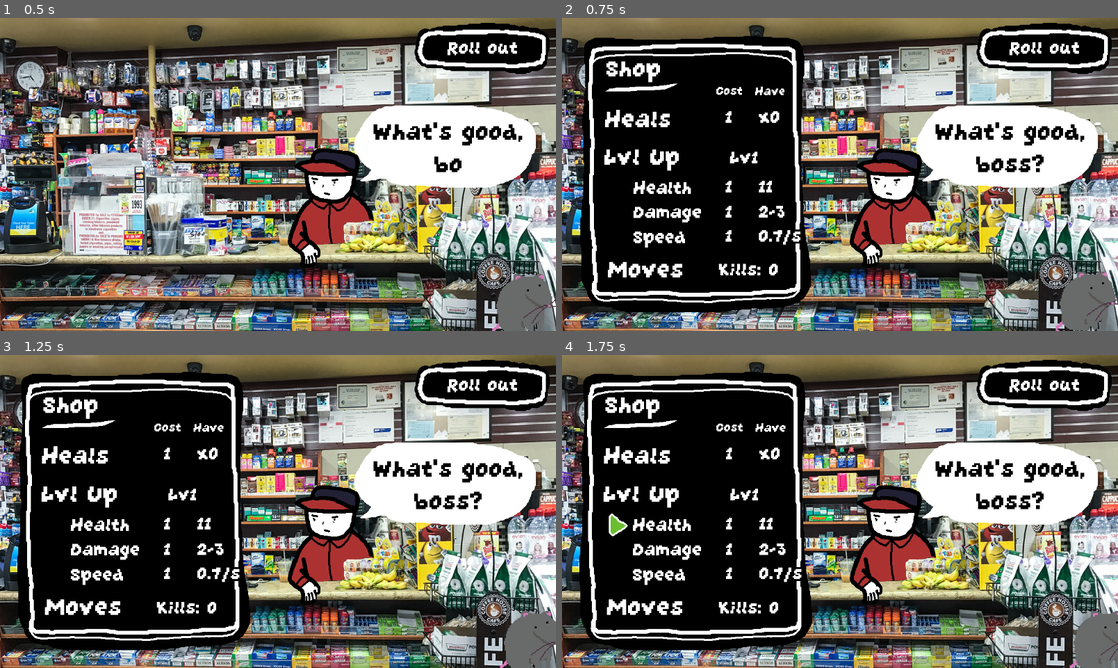
Above: before the commit, frames 1-4 (two rows, left to right).
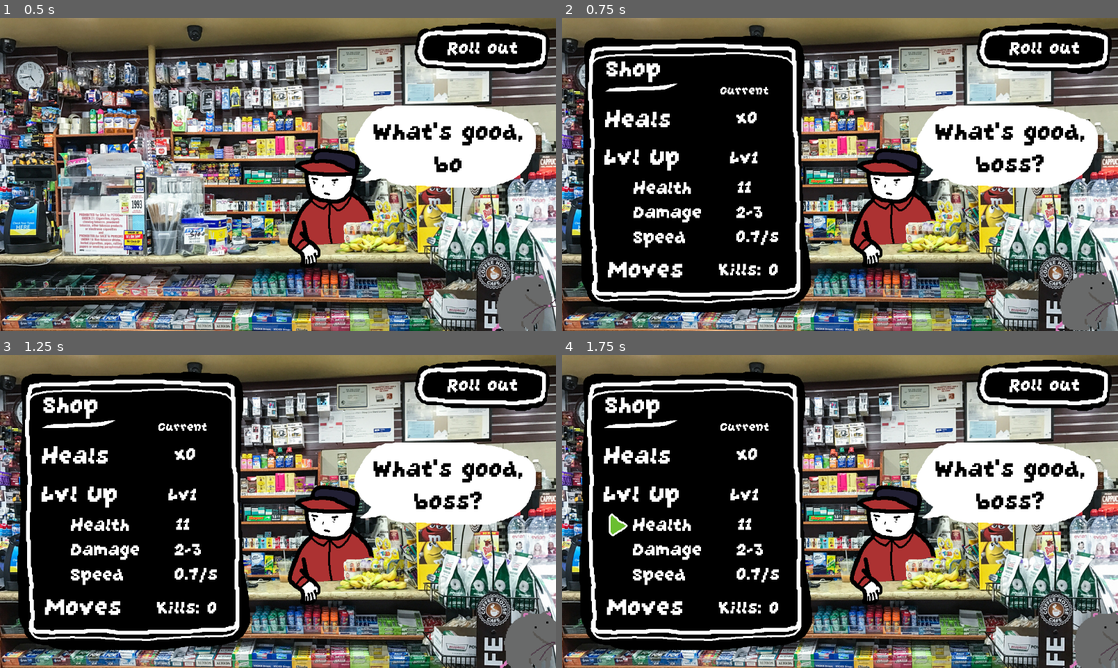
Above: after the commit, the same moments.

Repository: Stumpbeard/critters-doing-combat
Game: Godot game, scene res://shop.tscn
Two runs of this game, one before a commit and one after it. Both use one fixed random seed, a clock stepped at 60 frames per second and the inputs below. This scene is started directly instead of the project's main scene.
Inputs (mouse positions are in pixels of both pictures, inside the frame that each line leads up to):
- Up to frame 1 (0.5 s): no input
- Up to frame 2 (0.75 s): tap Enter at 0.5 s; move the mouse to (695, 174) at 0.52 s; hold Up from 0.53 s (still down); click (695, 174) at 0.67 s
- Up to frame 3 (1.25 s): keep holding Up
- Up to frame 4 (1.75 s): move the mouse to (662, 524) at 1.27 s; release Up at 1.28 s; hold Down from 1.28 s (still down); click (662, 524) at 1.42 s

Frame 1 is identical in both runs. In frame 2, 1.1% of the frame differs, in the area x 27-43%, y 21-73%; in frame 3, 1.1%, in the area x 27-44%, y 21-73%; in frame 4, 1.1%.

Commit message:
Actually make things cost 1, add game reset

Diff:
--- a/critter.gd
+++ b/critter.gd
@@ -227,12 +227,15 @@
 
 
 func level_up():
+	scale = Vector2(1, 1)
 	var tween = create_tween()
 	tween.tween_property(self, "scale", scale * 2, 0.2)
 	tween.tween_property(self, "scale", scale, 0.2)
+	rotation_degrees = 0
 	var rot_tween = create_tween()
 	rot_tween.tween_property(self, "rotation_degrees", 720, 0.4)
 	rot_tween.tween_callback(set_rotation_degrees.bind(0))
+	get_node("YellowLayer").modulate.a = 0.0
 	var yellow_tween = create_tween()
 	yellow_tween.tween_property(get_node("YellowLayer"), "modulate:a", 1.0, 0.2)
 	yellow_tween.tween_property(get_node("YellowLayer"), "modulate:a", 0.0, 0.2)
--- a/game.gd
+++ b/game.gd
@@ -4,6 +4,8 @@
 signal killed_god
 
 @export var song = preload("res://sounds/Salty Ditty.mp3")
+
+var ready_for_restart = false
 
 
 func _ready():
@@ -77,6 +79,8 @@
 	for enemy in $BattleBox.enemies_killed:
 		$GameOver/GameOverLabel.text += "\n\t%s %s" % [$BattleBox.enemies_killed[enemy], enemy]
 	$GameOver/GameOverLabel.text += "\n\nYou were level %s" % [$BattleBox.level_info["level"]]
+	$GameOver/GameOverLabel.text += "\n\nClick to restart"
+	ready_for_restart = true
 	$GameOver.visible = true
 
 
@@ -114,3 +118,10 @@
 	tween.tween_interval(1.0)
 	tween.tween_property($BattleBox/Fade, "color:a", 1.0, 0.5)
 	await get_tree().create_timer(2.0).timeout
+
+func _input(event):
+	if !ready_for_restart:
+		return
+	if event is InputEventMouseButton:
+		if !event.pressed && event.button_index == 1:
+			get_tree().reload_current_scene()
--- a/game_shell.gd
+++ b/game_shell.gd
@@ -144,17 +144,17 @@
 	level_up_info["kill_dollars"] -=1
 
 func _on_bought_hp():
-	level_up_info["kill_dollars"] -= level_up_info["hp"] + 1
+	level_up_info["kill_dollars"] -= 1
 	level_up_info["hp"] += 1
 	level_up_info["level"] += 1
 
 func _on_bought_strength():
-	level_up_info["kill_dollars"] -= level_up_info["strength"] + 1
+	level_up_info["kill_dollars"] -= 1
 	level_up_info["strength"] += 1
 	level_up_info["level"] += 1
 
 func _on_bought_speed():
-	level_up_info["kill_dollars"] -= level_up_info["speed"] + 1
+	level_up_info["kill_dollars"] -= 1
 	level_up_info["speed"] += 1
 	level_up_info["level"] += 1
 
--- a/project.godot
+++ b/project.godot
@@ -13,7 +13,12 @@
 config/name="Critters Doing Combat"
 run/main_scene="res://game_shell.tscn"
 config/features=PackedStringArray("4.1", "GL Compatibility")
+boot_splash/bg_color=Color(0, 0, 0, 1)
+boot_splash/image="res://basicbanner.png"
+boot_splash/fullsize=false
+boot_splash/use_filter=false
 config/icon="res://ratler-big.png"
+boot_splash/minimum_display_time=2000
 
 [autoload]
 
--- a/shop_buy_menu.gd
+++ b/shop_buy_menu.gd
@@ -127,9 +127,9 @@
 func _on_health_select_input_event(viewport, event, shape_idx):
 	if event is InputEventMouseButton:
 		if !event.pressed && event.button_index == 1:
-			if level_up_info["kill_dollars"] >= level_up_info["hp"] + 1:
+			if level_up_info["kill_dollars"] >= 1:
 				var exploding_number = exploding_number_scene.instantiate()
-				exploding_number.number = level_up_info["hp"] + 1
+				exploding_number.number = 1
 				add_child(exploding_number)
 				exploding_number.global_position = $KillsToSpend.global_position + Vector2(100, 0)
 				emit_signal("bought_hp")
@@ -143,9 +143,9 @@
 func _on_damage_select_input_event(viewport, event, shape_idx):
 	if event is InputEventMouseButton:
 		if !event.pressed && event.button_index == 1:
-			if level_up_info["kill_dollars"] >= level_up_info["strength"] + 1:
+			if level_up_info["kill_dollars"] >= 1:
 				var exploding_number = exploding_number_scene.instantiate()
-				exploding_number.number = level_up_info["strength"] + 1
+				exploding_number.number = 1
 				add_child(exploding_number)
 				exploding_number.global_position = $KillsToSpend.global_position + Vector2(100, 0)
 				emit_signal("bought_strength")
@@ -159,13 +159,13 @@
 func _on_speed_select_input_event(viewport, event, shape_idx):
 	if event is InputEventMouseButton:
 		if !event.pressed && event.button_index == 1:
-			if level_up_info["kill_dollars"] >= level_up_info["speed"] + 1:
+			if level_up_info["kill_dollars"] >= 1:
 				var exploding_number = exploding_number_scene.instantiate()
-				exploding_number.number = level_up_info["speed"] + 1
+				exploding_number.number = 1
 				add_child(exploding_number)
 				exploding_number.global_position = $KillsToSpend.global_position + Vector2(100, 0)
 				emit_signal("bought_speed")
-				var attacks_per_second = make_speed_str(1.0 / (starting_attack_delay - level_up_info['speed'] * 0.1))
+				var attacks_per_second = make_speed_str(1.0 / (starting_attack_delay - level_up_info['speed'] * 0.02))
 				$SpeedUpHave.text = "%s/s" % [attacks_per_second]
 				$SpeedUpCost.text = "%s" % [1 + level_up_info["speed"]]
 				$KillsToSpend.text = "Kills: %s" % [level_up_info["kill_dollars"]]
--- a/shop_buy_menu.tscn
+++ b/shop_buy_menu.tscn
@@ -75,10 +75,23 @@
 font = ExtResource("3_86ley")
 font_size = 48
 
+[sub_resource type="LabelSettings" id="LabelSettings_3v2g8"]
+resource_local_to_scene = true
+font = ExtResource("3_86ley")
+font_size = 32
+
 [node name="ShopBuyMenu" type="Sprite2D"]
 texture = ExtResource("1_kyaf8")
 script = ExtResource("2_lnknx")
 
+[node name="BlockOut" type="ColorRect" parent="."]
+offset_left = 37.0
+offset_top = -193.0
+offset_right = 191.0
+offset_bottom = -153.0
+mouse_filter = 2
+color = Color(0, 0, 0, 1)
+
 [node name="HealsSelect" type="Area2D" parent="."]
 
 [node name="CollisionShape2D" type="CollisionShape2D" parent="HealsSelect"]
@@ -110,6 +123,7 @@
 shape = SubResource("RectangleShape2D_c6e5g")
 
 [node name="HealsCost" parent="." instance=ExtResource("2_65dbk")]
+visible = false
 offset_left = 63.0
 offset_top = -143.0
 offset_right = -404.0
@@ -120,16 +134,17 @@
 reveal = false
 
 [node name="HealsHave" parent="." instance=ExtResource("2_65dbk")]
-offset_left = 132.0
+offset_left = 85.0
 offset_top = -143.0
-offset_right = -305.0
-offset_bottom = -668.0
+offset_right = 130.0
+offset_bottom = -92.0
 text = "x0"
 label_settings = SubResource("LabelSettings_fhnua")
 text_size = 48
 reveal = false
 
 [node name="HealthUpCost" parent="." instance=ExtResource("2_65dbk")]
+visible = false
 offset_left = 63.0
 offset_top = 2.0
 offset_right = -404.0
@@ -140,16 +155,17 @@
 reveal = false
 
 [node name="HealthUpHave" parent="." instance=ExtResource("2_65dbk")]
-offset_left = 132.0
+offset_left = 85.0
 offset_top = 2.0
-offset_right = -305.0
-offset_bottom = -523.0
+offset_right = 121.0
+offset_bottom = 53.0
 text = "10"
 label_settings = SubResource("LabelSettings_oy6q1")
 text_size = 48
 reveal = false
 
 [node name="DamageUpCost" parent="." instance=ExtResource("2_65dbk")]
+visible = false
 offset_left = 63.0
 offset_top = 55.0
 offset_right = -404.0
@@ -160,16 +176,17 @@
 reveal = false
 
 [node name="DamageUpHave" parent="." instance=ExtResource("2_65dbk")]
-offset_left = 132.0
+offset_left = 85.0
 offset_top = 55.0
-offset_right = -305.0
-offset_bottom = -470.0
+offset_right = 136.0
+offset_bottom = 106.0
 text = "1-3"
 label_settings = SubResource("LabelSettings_vb7i7")
 text_size = 48
 reveal = false
 
 [node name="SpeedUpCost" parent="." instance=ExtResource("2_65dbk")]
+visible = false
 offset_left = 63.0
 offset_top = 105.0
 offset_right = -404.0
@@ -180,10 +197,10 @@
 reveal = false
 
 [node name="SpeedUpHave" parent="." instance=ExtResource("2_65dbk")]
-offset_left = 132.0
+offset_left = 85.0
 offset_top = 105.0
-offset_right = -305.0
-offset_bottom = -420.0
+offset_right = 139.0
+offset_bottom = 156.0
 text = "1/s"
 label_settings = SubResource("LabelSettings_8yacr")
 text_size = 48
@@ -208,6 +225,15 @@
 horizontal_alignment = 0
 text_size = 48
 reveal = false
+
+[node name="CurrentlyHave" parent="." instance=ExtResource("2_65dbk")]
+offset_left = 51.0
+offset_top = -191.0
+offset_right = 153.0
+offset_bottom = -156.0
+text = "Current"
+label_settings = SubResource("LabelSettings_3v2g8")
+text_size = 32
 
 [node name="Selector" type="Sprite2D" parent="."]
 position = Vector2(-211, 199)
Not shown, added: export_presets.cfg
Not shown: 1 places in shop_buy_menu.tscn that only renumber resources
Not shown, changed: .DS_Store
Not shown, changed: .gitignore
